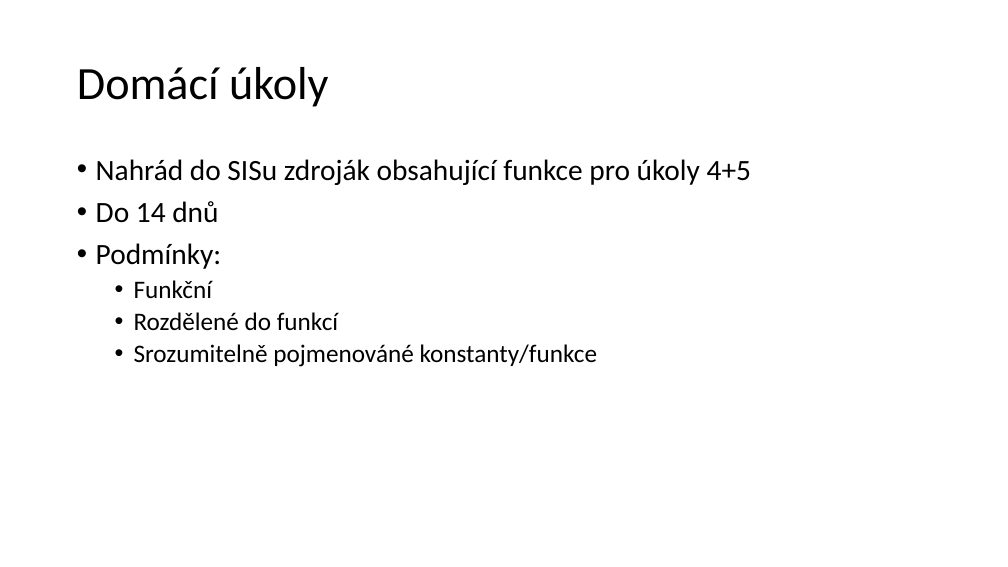
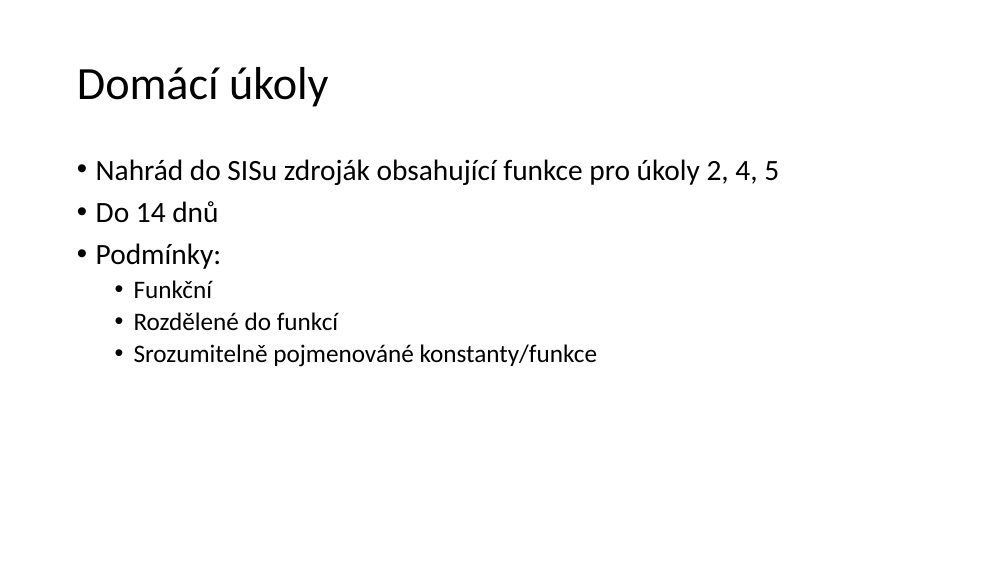
Before and after one commit to fan1x/fan1x.github.io, a slide deck: slide 14 of data/2019-20/cs/tf-cs-04-seg1.pptx. Drawn at 1008x567 pixels with LibreOffice and Linux fonts; fonts in the diff are those of the drawing. Boxes give left, top, right and bottom in pixels: in the first picture for what was removed or moved away, otherwise in the second. Text is boxed around its words. In the diff, an @@ line names an element or a change of style, - is before the commit and + after.

Commit message:
fixing typos in presentation

```diff
--- a/data/2019-20/cs/tf-cs-04-seg1.pptx
+++ b/data/2019-20/cs/tf-cs-04-seg1.pptx
@@ text at (96, 159, 779, 185): text changed @@
-• Nahrád do SISu zdroják obsahující funkce pro úkoly 4+5
+• Nahrád do SISu zdroják obsahující funkce pro úkoly 2, 4, 5
```
Also in this commit, not shown: 1 other slide changed.
